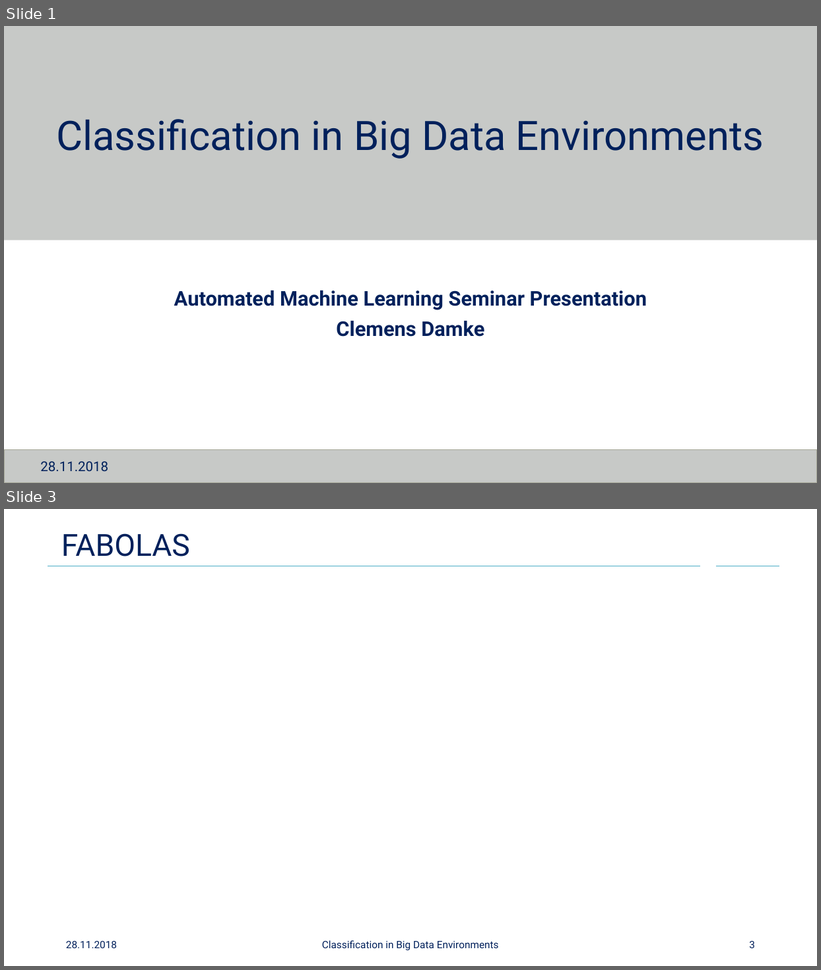
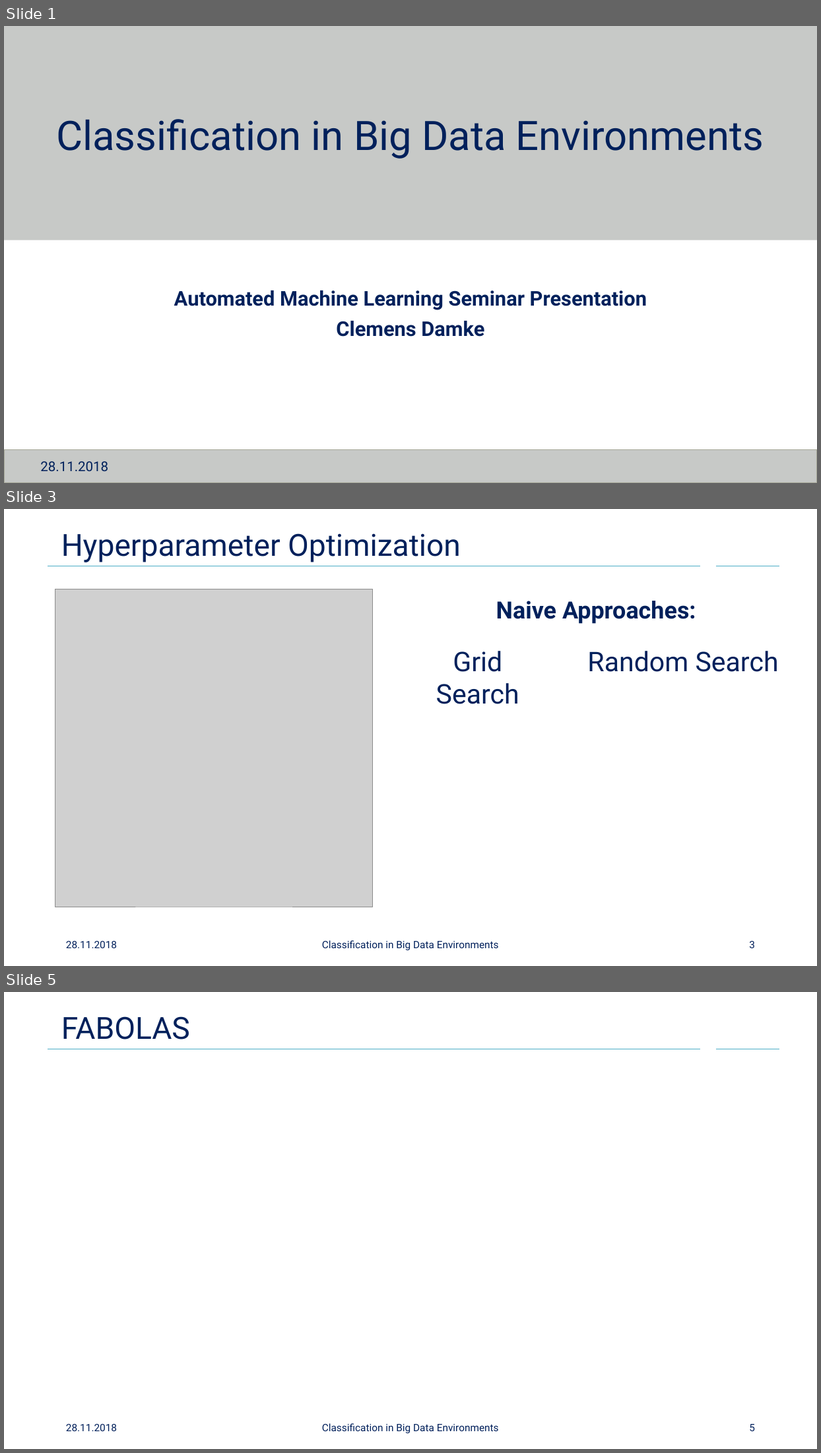
Before and after one commit to Cortys/aml-seminar, a slide deck: presentation/presentation.pptx. Shown one above the other, each under a label of ours: slides 1 and 3 before the commit, slides 1, 3 and 5 after it; the slides between them are not shown. The pictures are 821x970 and 821x1453 pixels, drawn with LibreOffice and Linux fonts; fonts in the diff are those of the drawing; grey boxes stand for pictures; background and template pictures are left out. Boxes give left, top, right and bottom in pixels: in the first picture for what was removed or moved away, otherwise in the second. Text is boxed around its words. In the diff, an @@ line names an element or a change of style, - is before the commit and + after.

```diff
--- a/presentation/presentation.pptx
+++ b/presentation/presentation.pptx
@@ slide 3 added at [4,509,817,966], background #FFFFFF; not listed: 2 template elements that a slide beside it also shows @@
@@ title added at [61,533,461,562], 36 pt, text #00205B @@
+Hyperparameter Optimization
@@ picture added at [55,590,373,908] @@
@@ text added at [496,601,696,624], 28 pt, text #00205B, bold @@
+Naive Approaches:
@@ text added at [436,651,519,704], 32 pt, text #00205B @@
+Grid Search
@@ text added at [587,651,779,672], 32 pt, text #00205B @@
+Random Search
@@ text added at [66,941,117,949], 12 pt, text #00205B @@
+28.11.2018
@@ text added at [322,941,499,951], 12 pt, text #00205B @@
+Classification in Big Data Environments
@@ page number added at [749,941,755,949], 12 pt, text #00205B @@
+3
@@ what was slide 3 is now slide 5 @@
@@ page number at [749,1424,755,1432]: text changed @@
-3
+5
```
Also in this commit, not shown: 1 slide changed, 4 other slides added, 6 other files.
